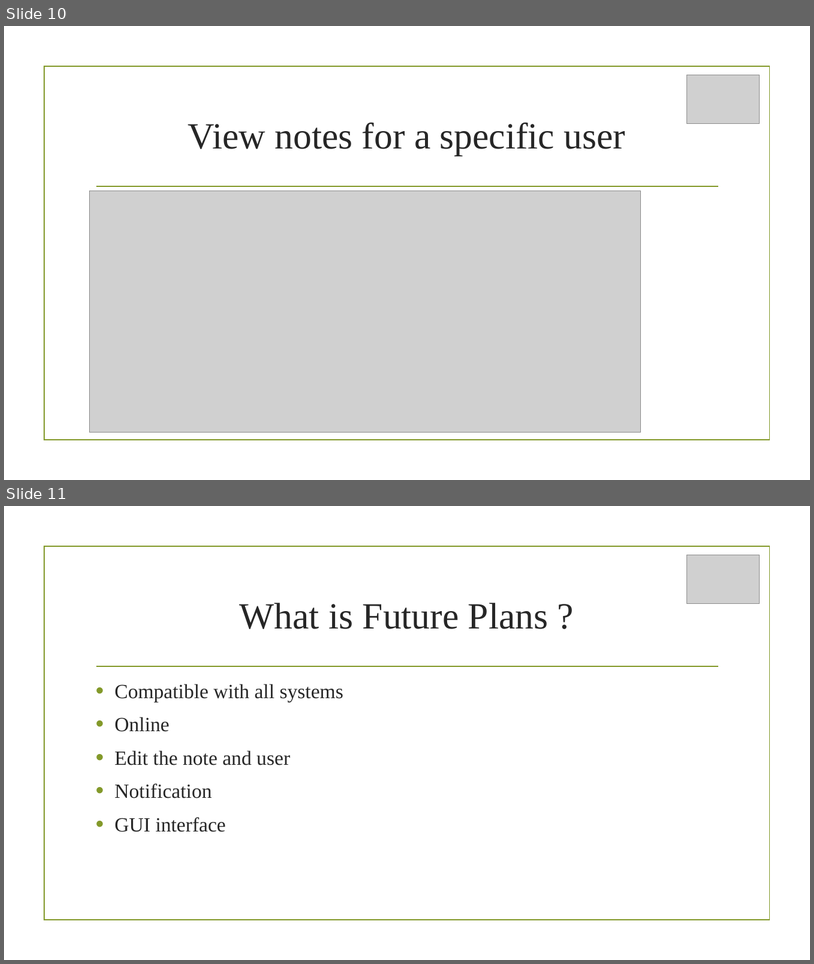
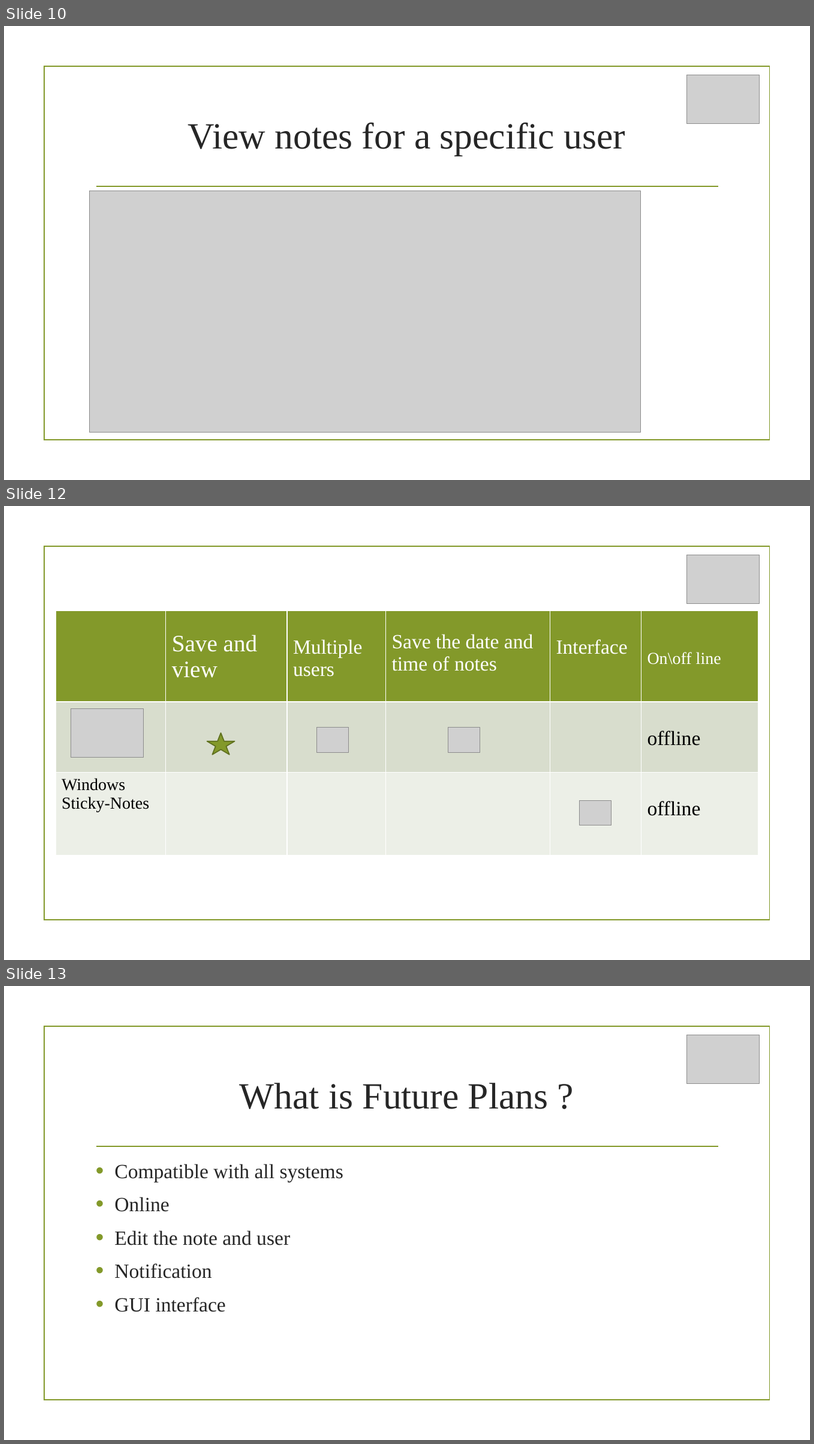
Before and after one commit to ibrahim123abusamrah/show, a slide deck: Sticky-Notes.pptx. Shown one above the other, each under a label of ours: slides 10 and 11 before the commit, slides 10, 12 and 13 after it; the slides between them are not shown. The pictures are 814x964 and 814x1444 pixels, drawn with LibreOffice and Linux fonts; fonts in the diff are those of the drawing; grey boxes stand for pictures; background and template pictures are left out. Boxes give left, top, right and bottom in pixels: in the first picture for what was removed or moved away, otherwise in the second. Text is boxed around its words. In the diff, an @@ line names an element or a change of style, - is before the commit and + after.

Commit message:
ADD 2

```diff
--- a/Sticky-Notes.pptx
+++ b/Sticky-Notes.pptx
@@ slide 12 added at (4,506,810,960), background picture (left out); not listed: 1 template element that a slide beside it also shows @@
@@ picture added at (687,555,759,603) @@
@@ table added at (56,610,759,855), 3 rows, 6 columns @@
+ | Save and view | Multiple users | Save the date and time of notes | Interface | On\off line
+ |  |  |  |  | offline
+Windows / Sticky-Notes |  |  |  |  | offline
@@ picture added at (71,709,144,757) @@
@@ star added at (207,733,235,754), fill #83992A, outline #61711F 1.25 pt @@
@@ picture added at (317,727,349,752) @@
@@ picture added at (449,727,481,752) @@
@@ picture added at (580,800,612,825) @@
@@ what was slide 11 is now slide 13 @@
```
Also in this commit, not shown: 1 other slide added.
